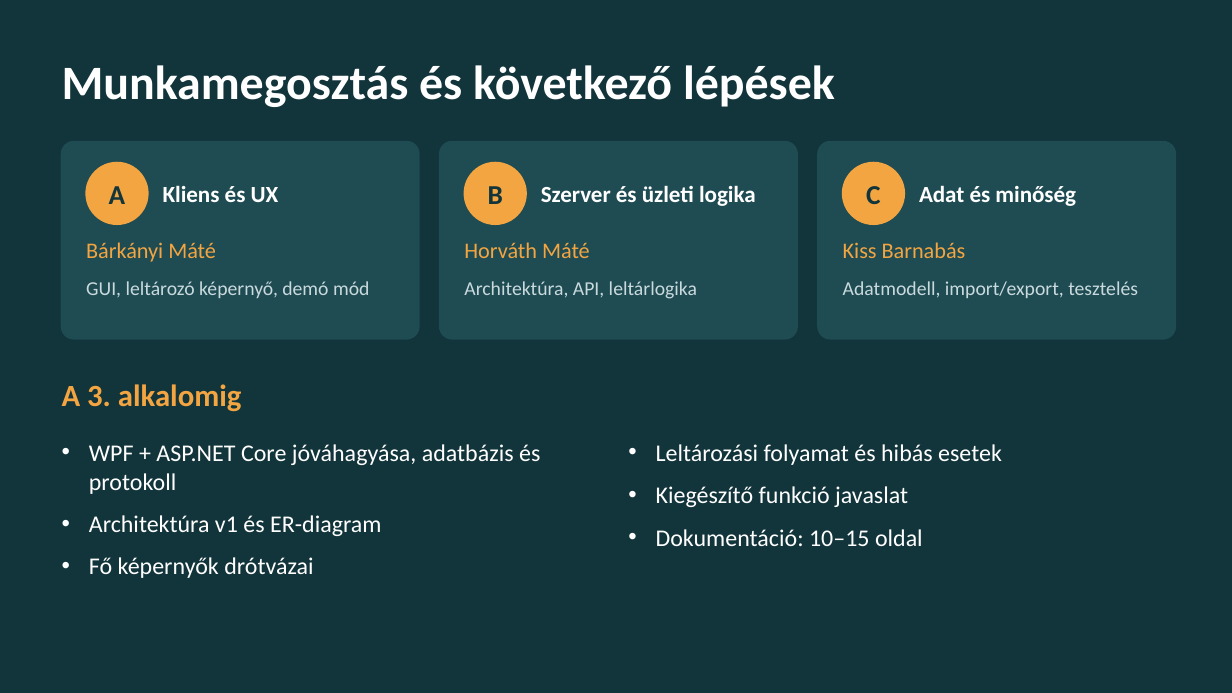
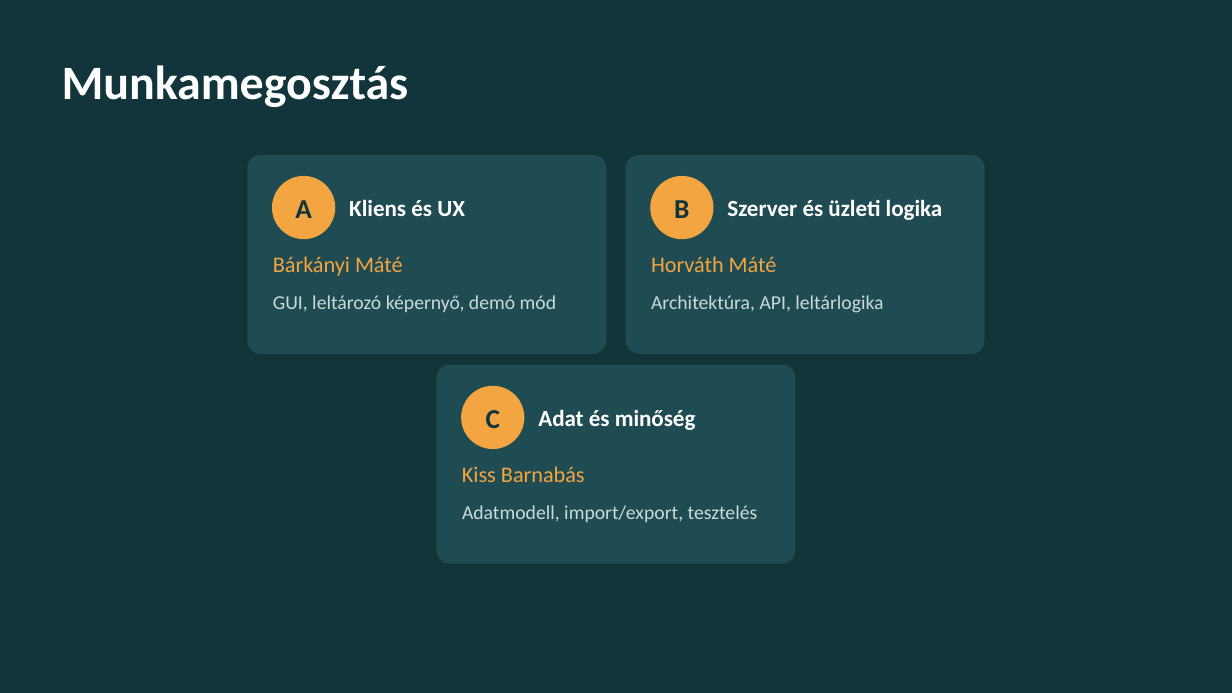
Before and after one commit to Horvathmate7514/projektlabor, a slide deck: slide 8 of 02_alkalom/Prezentacio/2_alkalom_prezentacio.pptx. Drawn at 1232x693 pixels with LibreOffice and Linux fonts; fonts in the diff are those of the drawing. Boxes give left, top, right and bottom in pixels: in the first picture for what was removed or moved away, otherwise in the second. Text is boxed around its words. In the diff, an @@ line names an element or a change of style, - is before the commit and + after.

```diff
--- a/02_alkalom/Prezentacio/2_alkalom_prezentacio.pptx
+++ b/02_alkalom/Prezentacio/2_alkalom_prezentacio.pptx
@@ text at (62, 65, 409, 107): text changed @@
-Munkamegosztás és következő lépések
+Munkamegosztás
@@ 5 texts, 2 rounded rectangles, 1 ellipse: place and size @@
-5 texts, 2 rounded rectangles, 1 ellipse at (62, 142, 797, 339)
+5 texts, 2 rounded rectangles, 1 ellipse at (249, 155, 983, 352)
@@ 3 texts, 1 ellipse: place and size @@
-3 texts, 1 ellipse at (464, 163, 697, 299)
+3 texts, 1 ellipse at (651, 177, 883, 313)
@@ text removed at (62, 384, 242, 412) @@
-A 3. alkalomig
@@ 4 texts, 1 rounded rectangle, 1 ellipse: place and size @@
-4 texts, 1 rounded rectangle, 1 ellipse at (818, 142, 1175, 339)
+4 texts, 1 rounded rectangle, 1 ellipse at (437, 366, 795, 563)
@@ text removed at (89, 444, 540, 578) @@
-• WPF + ASP.NET Core jóváhagyása, adatbázis és protokoll
-• Architektúra v1 és ER-diagram
-• Fő képernyők drótvázai
@@ text removed at (656, 444, 1002, 546) @@
-• Leltározási folyamat és hibás esetek
-• Kiegészítő funkció javaslat
-• Dokumentáció: 10–15 oldal
```
Also in this commit, not shown: 2 other slides changed.
